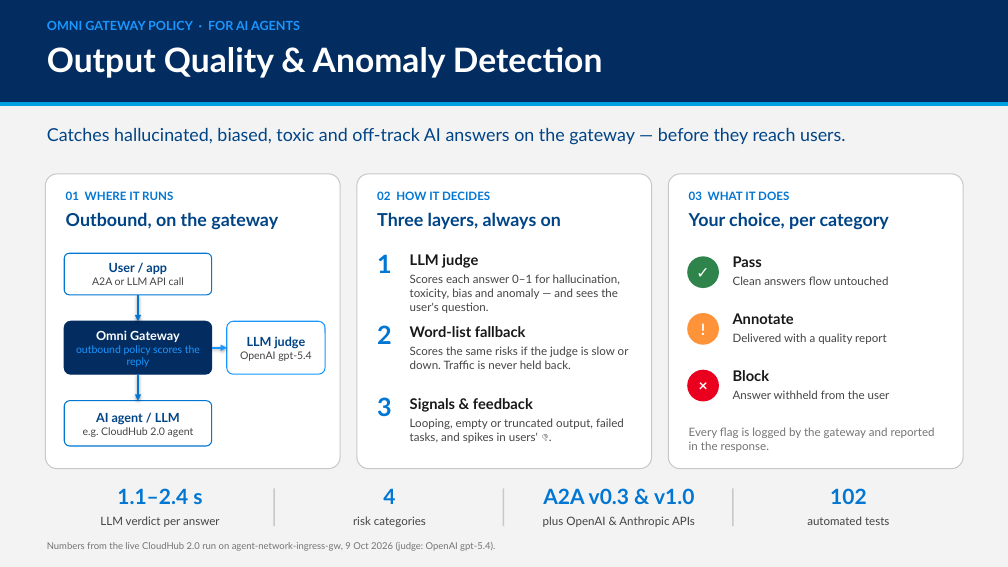
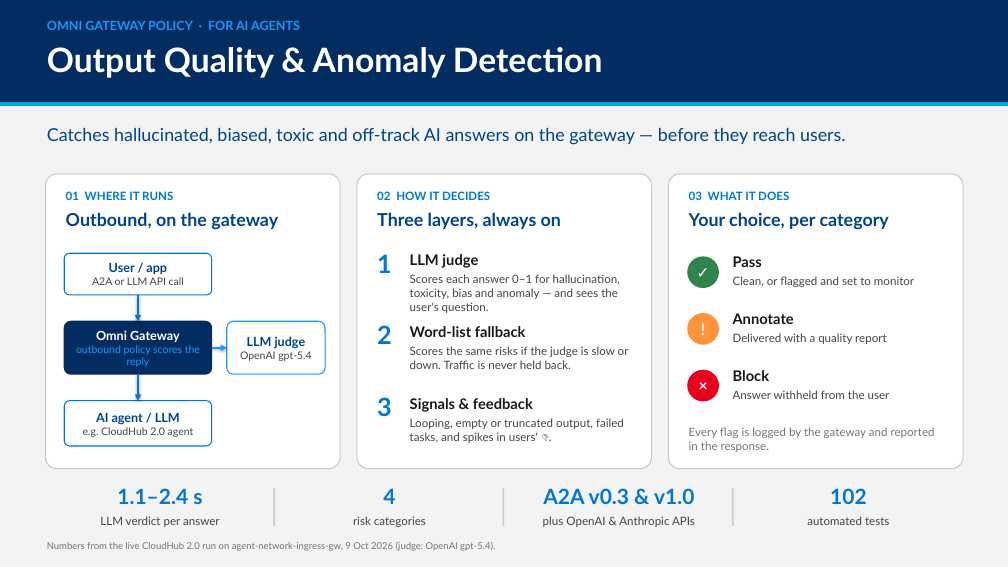
Before and after one commit to chiewklee/output-quality-anomaly-detection-policy, a slide deck: slide 1 of docs/slides/output-quality-demo-intro.pptx. Drawn at 1008x567 pixels with LibreOffice and Linux fonts; fonts in the diff are those of the drawing. Boxes give left, top, right and bottom in pixels: in the first picture for what was removed or moved away, otherwise in the second. Text is boxed around its words. In the diff, an @@ line names an element or a change of style, - is before the commit and + after.

```diff
--- a/docs/slides/output-quality-demo-intro.pptx
+++ b/docs/slides/output-quality-demo-intro.pptx
@@ text at box(733, 276, 914, 287): text changed @@
-Clean answers flow untouched
+Clean, or flagged and set to monitor
```
Also in this commit, not shown: 1 other file.
